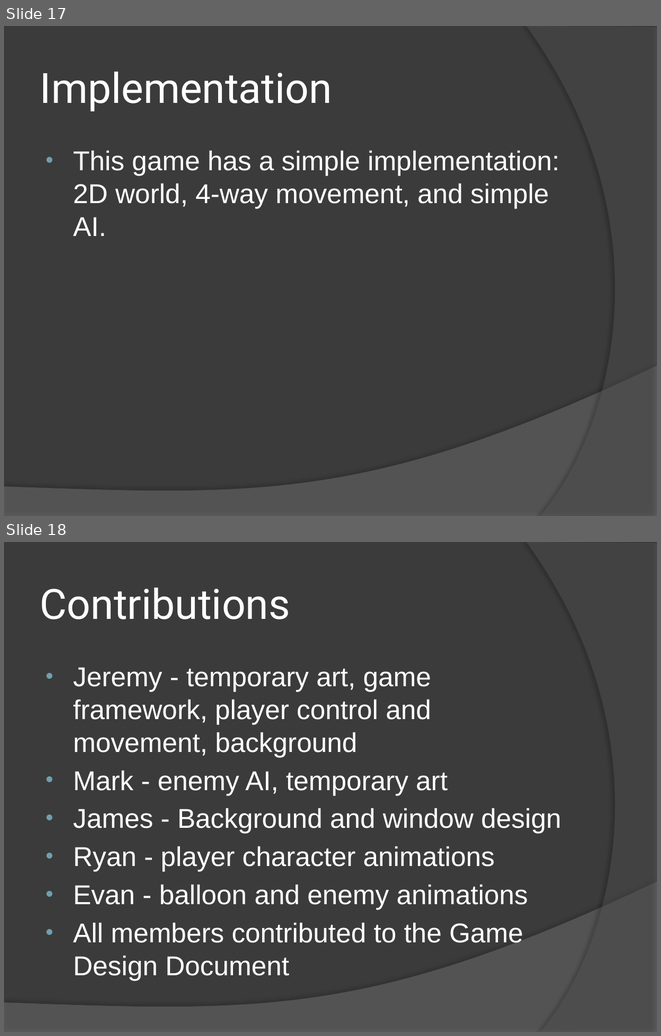
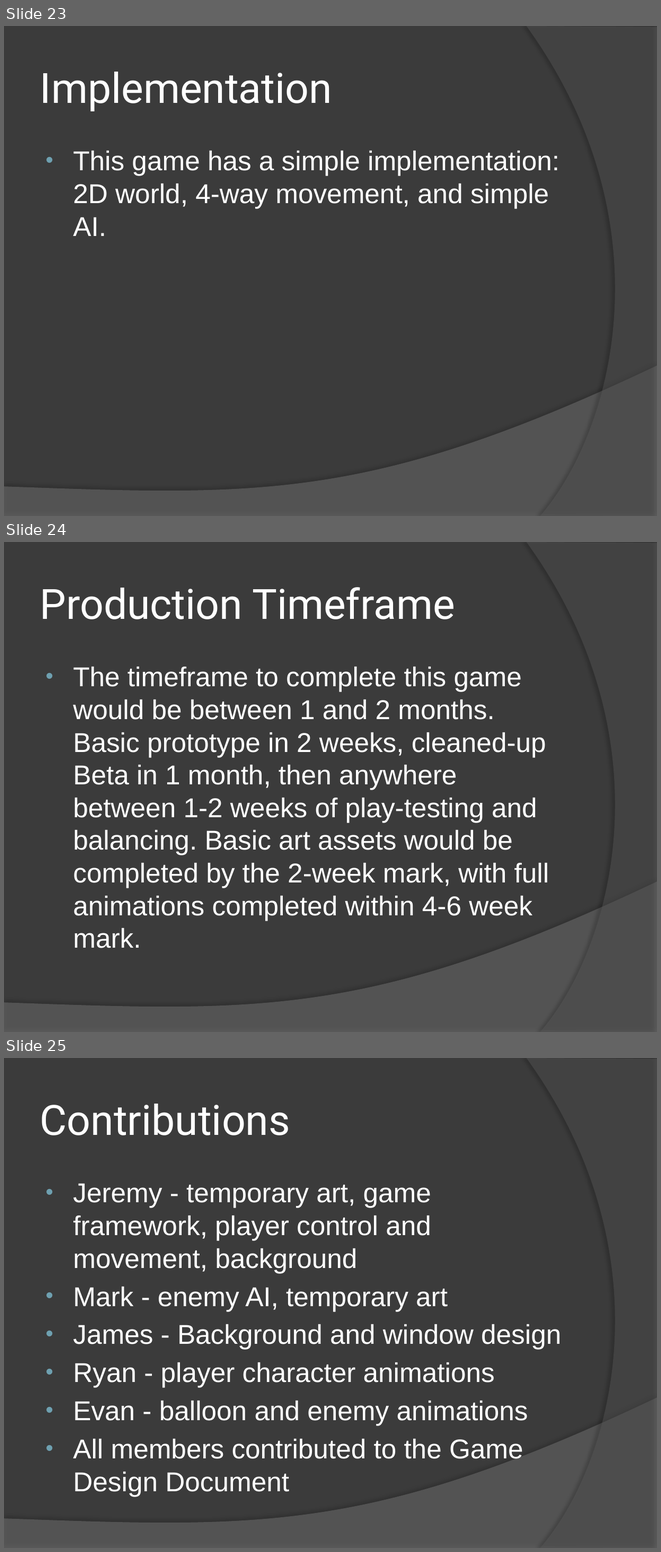
Before and after one commit to sonicma7/empacgame, a slide deck: Glassbreaker.pptx. Shown one above the other, each under a label of ours: slides 17 and 18 before the commit, slides 23, 24 and 25 after it. The pictures are 661x1036 and 661x1552 pixels, drawn with LibreOffice and Linux fonts; fonts in the diff are those of the drawing. Boxes give left, top, right and bottom in pixels: in the first picture for what was removed or moved away, otherwise in the second. Text is boxed around its words. In the diff, an @@ line names an element or a change of style, - is before the commit and + after.

```diff
--- a/Glassbreaker.pptx
+++ b/Glassbreaker.pptx
@@ slide 24 added at bbox=[4, 542, 657, 1032], background #3B3B3B; not listed: 2 template elements that a slide beside it also shows @@
@@ title added at bbox=[40, 587, 455, 619], 46 pt, text #FFFFFF @@
+Production Timeframe
@@ text added at bbox=[73, 667, 549, 948], 30 pt, text #FFFFFF @@
+• The timeframe to complete this game would be between 1 and 2 months. Basic prototype in 2 weeks, cleaned-up Beta in 1 month, then anywhere between 1-2 weeks of play-testing and balancing. Basic art assets would be completed by the 2-week mark, with full animations completed within 4-6 week mark.
@@ what was slide 17 is now slide 23 @@
@@ what was slide 18 is now slide 25 @@
```
Also in this commit, not shown: 8 other slides added, 2 slides removed.
